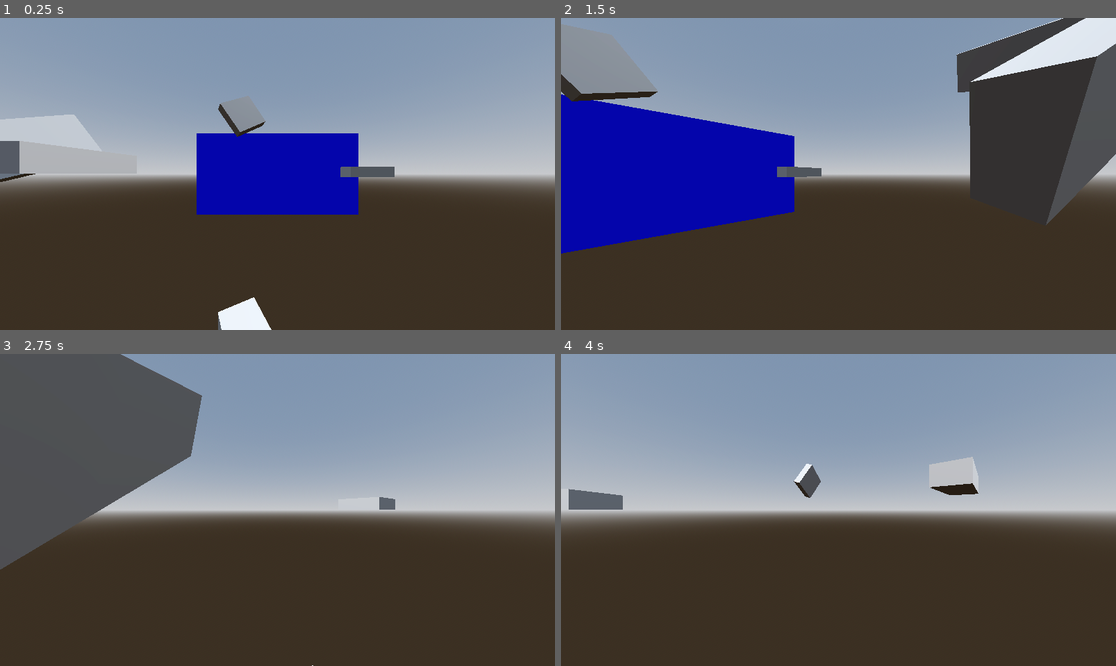
Above: before the commit, frames 1-4 (two rows, left to right).
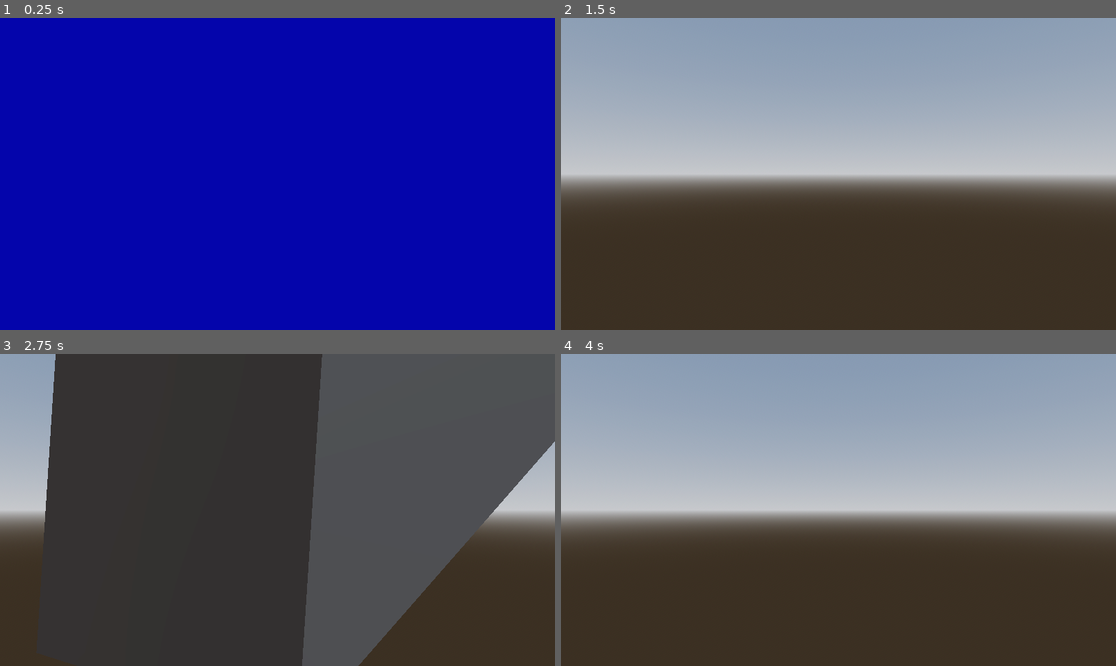
Above: after the commit, the same moments.

Repository: RyujinDraknir/GGJ-2024
Game: Godot game, scene res://scenes/main.tscn
Two runs of this game, one before a commit and one after it. Both use one fixed random seed, a clock stepped at 60 frames per second and the inputs below.
Inputs:
- Up to frame 1 (0.25 s): no input
- Up to frame 2 (1.5 s): tap Enter at 0.5 s; hold D (right) 0.53-1.28 s; tap E (zoom) at 0.6, 1.35 s; hold S (down) from 1.28 s (still down)
- Up to frame 3 (2.75 s): release S (down) at 2.03 s; hold D (right) from 2.03 s (still down); tap E (zoom) at 2.1 s
- Up to frame 4 (4 s): release D (right) at 2.78 s; hold W (up) 2.78-3.53 s; tap E (zoom) at 2.85, 3.6 s; hold A (left) from 3.53 s (still down)

The runs differ from the first frame. In frame 1, 93% of the frame differs, in the area x 0-100%, y 0-100%; in frame 2, 35%; in frame 3, 62%; in frame 4, 4.6%.

Commit message:
add smooth camera movement

Diff:
--- a/prefabScenes/player.tscn
+++ b/prefabScenes/player.tscn
@@ -8,6 +8,7 @@
 [node name="Pivot" type="Node3D" parent="."]
 
 [node name="Camera3D" type="Camera3D" parent="Pivot"]
+projection = 1
 fov = 90.0
 
 [node name="RayCast3D" type="RayCast3D" parent="Pivot/Camera3D"]
--- a/scripts/player.gd
+++ b/scripts/player.gd
@@ -5,25 +5,37 @@
 
 @onready var raycast = $Pivot/Camera3D/RayCast3D
 
-const SENS_SPEED = 3.0
+const SENS_SPEED = 0.01
 const ZOOM_SENS_SPEED = 2.0
 const LERP_ZOOM_SENS_SPEED = 2.0
 const LERP_ZOOM_SPEED = 9.0
+const CAMERA_ROTATION_OPTIONS : int = 8
+const CAMERA_TURN_ANGLE_DEGREES = 360 / CAMERA_ROTATION_OPTIONS
+#duration in seconds
+const ROTATION_DURATION : float = 0.4
 
 var zoom : bool = false
+var targetRotation : Vector3
+var startRotation : Vector3
 
 var gravity = ProjectSettings.get_setting("physics/3d/default_gravity")
 
 func _process(delta):
 	var input_dir = Input.get_vector("left", "right", "up", "down")
-
 	if Input.is_action_just_pressed("zoom"):
 		zoom = !zoom
 
-	if Input.is_action_just_pressed("left"):
-		self.rotation.y += lerp(self.rotation.y,45.0,delta)
-	if Input.is_action_just_pressed("right"):
-		self.rotation.y += lerp(self.rotation.y,-45.0,delta)
+	var canRotate = round(rad_to_deg(targetRotation.y)) == round(pivot.rotation_degrees.y)
+	if canRotate && Input.is_action_just_pressed("left"):
+		targetRotation = pivot.rotation
+		targetRotation.y += deg_to_rad(CAMERA_TURN_ANGLE_DEGREES)
+	if canRotate && Input.is_action_just_pressed("right"):
+		targetRotation = pivot.rotation
+		targetRotation.y -= deg_to_rad(CAMERA_TURN_ANGLE_DEGREES)
+
+	var tween = get_tree().create_tween()
+	tween.tween_property(pivot, "rotation", targetRotation, ROTATION_DURATION)
+	#rotation.y = clamp(self.rotation.y, min(baseCRotYDeg, toAngle), max(baseCRotYDeg, toAngle))
 
 	var zoomSource
 	if zoom:
@@ -37,11 +49,15 @@
 
 	#pivot.rotation.x = clamp(pivot.rotation.x,deg_to_rad(0),deg_to_rad(50))
 
-	if raycast.is_colliding():
-		if raycast.get_collider().is_in_group("scene"):
-			print("scene detected")
-		else:
-			print("not a scene")
-	else:
-		print("not colliding")
+	#if raycast.is_colliding():
+		#if raycast.get_collider().is_in_group("scene"):
+			#print("scene detected")
+		#else:
+			#print("not a scene")
+	#else:
+		#print("not colliding")
 	move_and_slide()
+
+enum TypeBarre {
+	Barre, Beurre
+}
